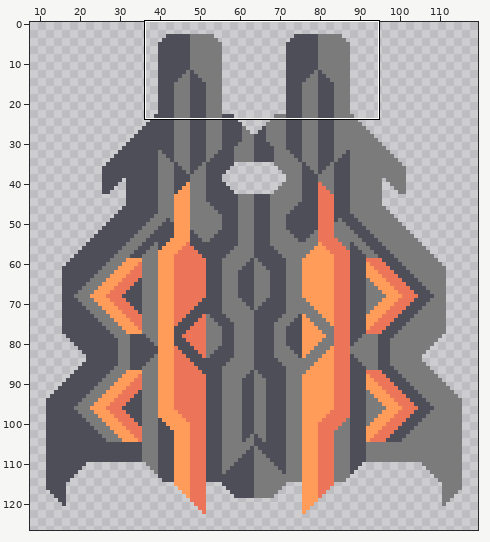
Two versions of one sprite sheet, core/assets-raw/sprites/blocks/turrets/spectre.png. Above, an overview of the earlier version with the close-up marked.
Close-up. Before the edit:
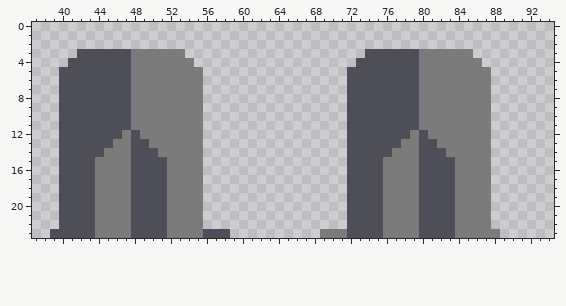
The file is 128x128 pixels. Shown: x 37..94, y 0..23. The wide view leaves out empty margins.
The same view after the edit:
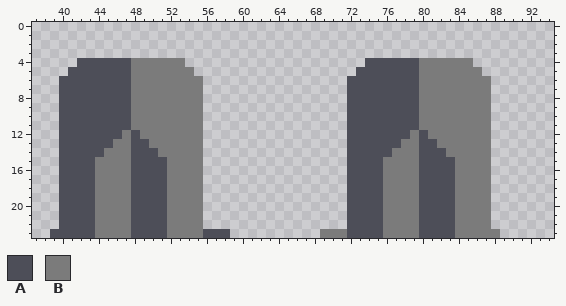
Palette (. is transparent): A #4d4e58  B #7b7b7b
Diff:
Changed rows in their new state; - is an unchanged pixel.
first column x 40:
 3 --............--------------------............--
 4 -.------------.------------------.------------.-
 5 .--------------.----------------.--------------.
Pixel boxes of the changes (left, top, right, bottom) in both close-ups:
erased: (59, 49, 203, 76)
erased: (347, 49, 491, 76)
